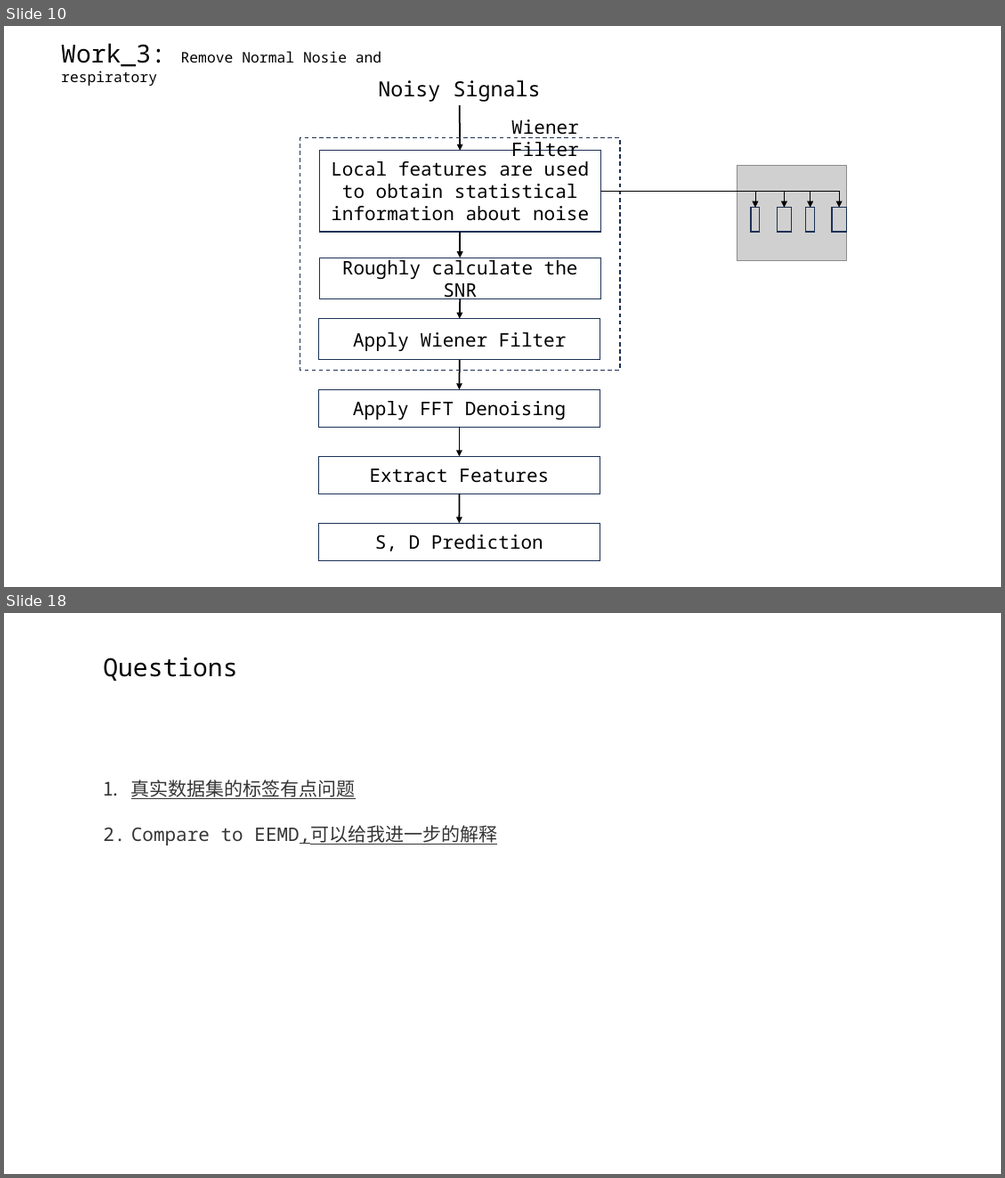
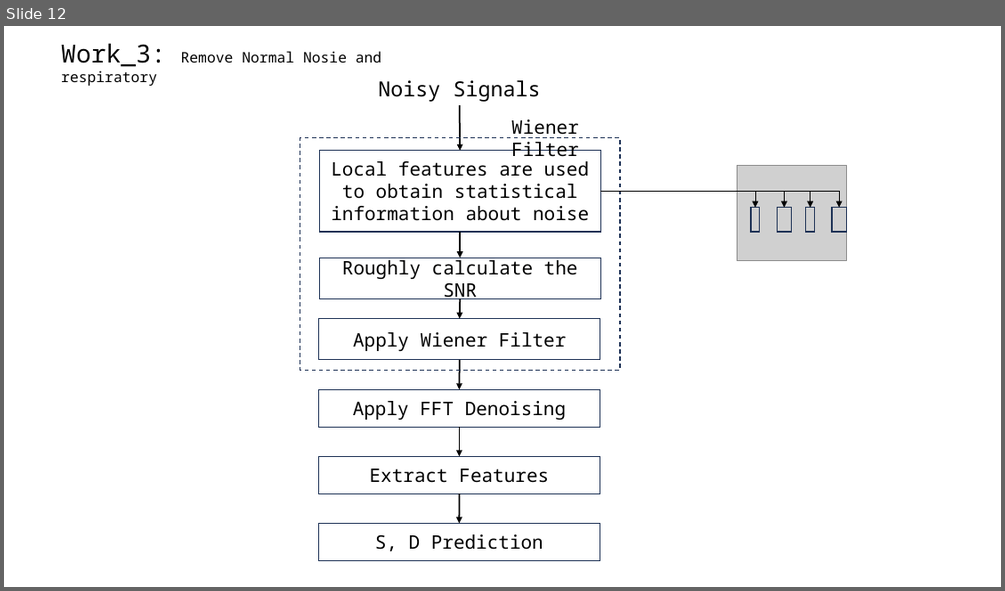
Before and after one commit to A-Big-Tortoise/Presentation, a slide deck: Presentation_911_JiayuChen.pptx. Shown one above the other, each under a label of ours: slides 10 and 18 before the commit, slide 12 after it; the slides between them are not shown. The pictures are 1005x1178 and 1005x591 pixels, drawn with LibreOffice and Linux fonts; fonts in the diff are those of the drawing; grey boxes stand for pictures. Boxes give left, top, right and bottom in pixels: in the first picture for what was removed or moved away, otherwise in the second. Text is boxed around its words. In the diff, an @@ line names an element or a change of style, - is before the commit and + after.

```diff
--- a/Presentation_911_JiayuChen.pptx
+++ b/Presentation_911_JiayuChen.pptx
@@ slide 18 removed at [4, 613, 1001, 1174], background #FFFFFF @@
@@ text removed at [103, 657, 237, 681] @@
-Questions
@@ text removed at [131, 779, 497, 845] @@
-1. 真实数据集的标签有点问题
-2. Compare to EEMD,可以给我进一步的解释
@@ what was slide 10 is now slide 12 @@
```
Also in this commit, not shown: 9 slides changed, 4 slides added, 2 other slides removed.
